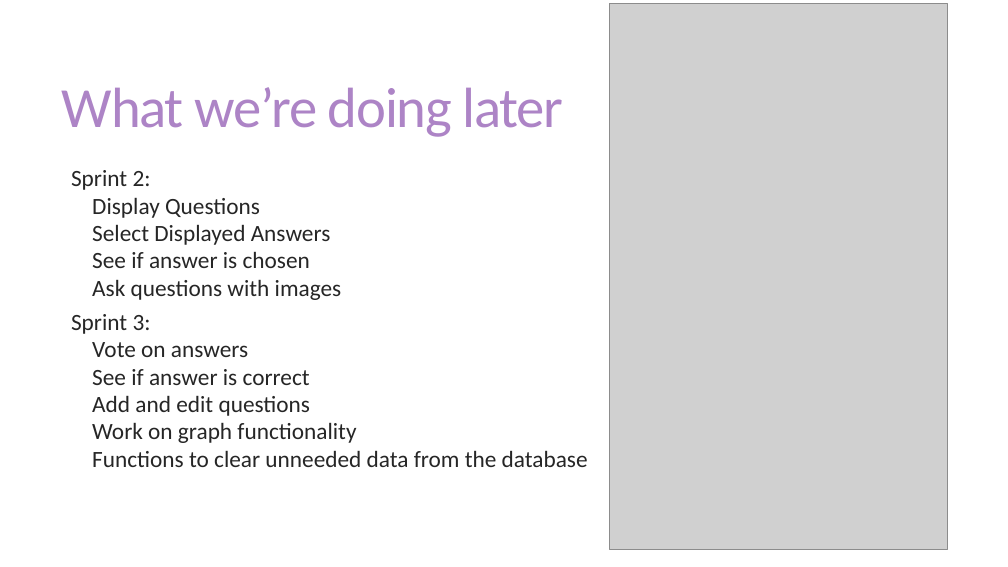
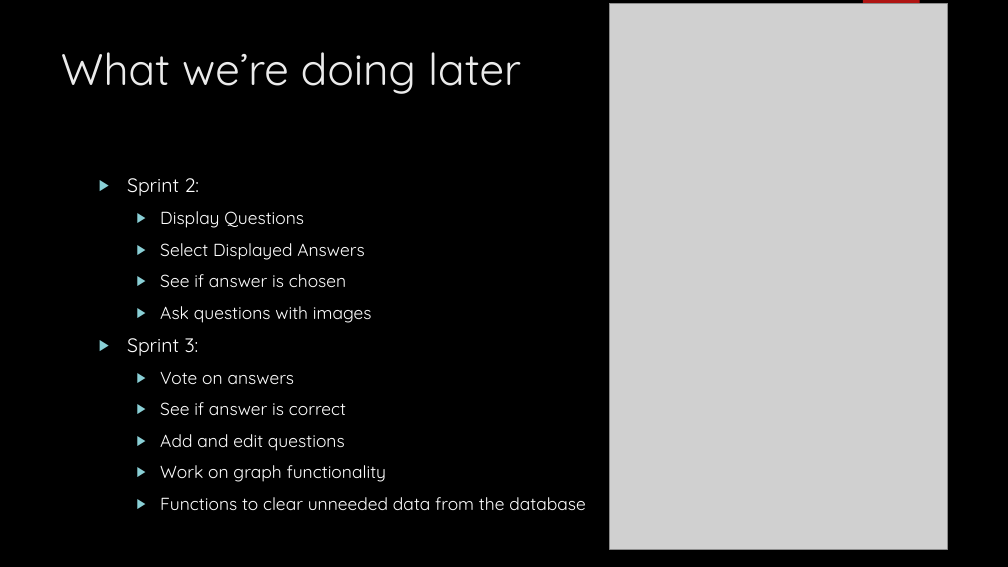
Before and after one commit to DucksDucksDucks/Game_Of_Phones_Design, a slide deck: slide 12 of Presentations/Sprint One Presentation Final.pptx. Drawn at 1008x567 pixels with LibreOffice and Linux fonts; fonts in the diff are those of the drawing; grey boxes stand for pictures; background and template pictures are left out. Boxes give left, top, right and bottom in pixels: in the first picture for what was removed or moved away, otherwise in the second. Text is boxed around its words. In the diff, an @@ line names an element or a change of style, - is before the commit and + after.

```diff
--- a/Presentations/Sprint One Presentation Final.pptx
+++ b/Presentations/Sprint One Presentation Final.pptx
@@ background #FFFFFF to picture (left out) @@
@@ rectangle added at box(863, 0, 920, 95), fill #B01513 @@
@@ title "What we’re doing later" at box(61, 52, 521, 94): size 54 to 42 pt, font Calibri to Quicksand, text colour #AD84C6 to #EBEBEB, letter spacing -1.2 to 0 pt; line spacing 0.85 to 1; vertical alignment middle to top @@
@@ text "Sprint 2:": place and size @@
-text "Sprint 2:" at box(71, 170, 588, 467)
+text "Sprint 2:" at box(127, 178, 585, 510)
@@ text "Sprint 2:" at box(127, 178, 585, 510): size 22.2 to 18.5 pt in "Sprint 2:", "Sprint 3:"; font Calibri to Quicksand, text colour #262626 to #FFFFFF, size 22.2 to 16.6 pt; bullet   to ▶; line spacing 0.75 to 1; less space between paragraphs; more space between paragraphs @@
```
Also in this commit, not shown: 12 other slides changed.
